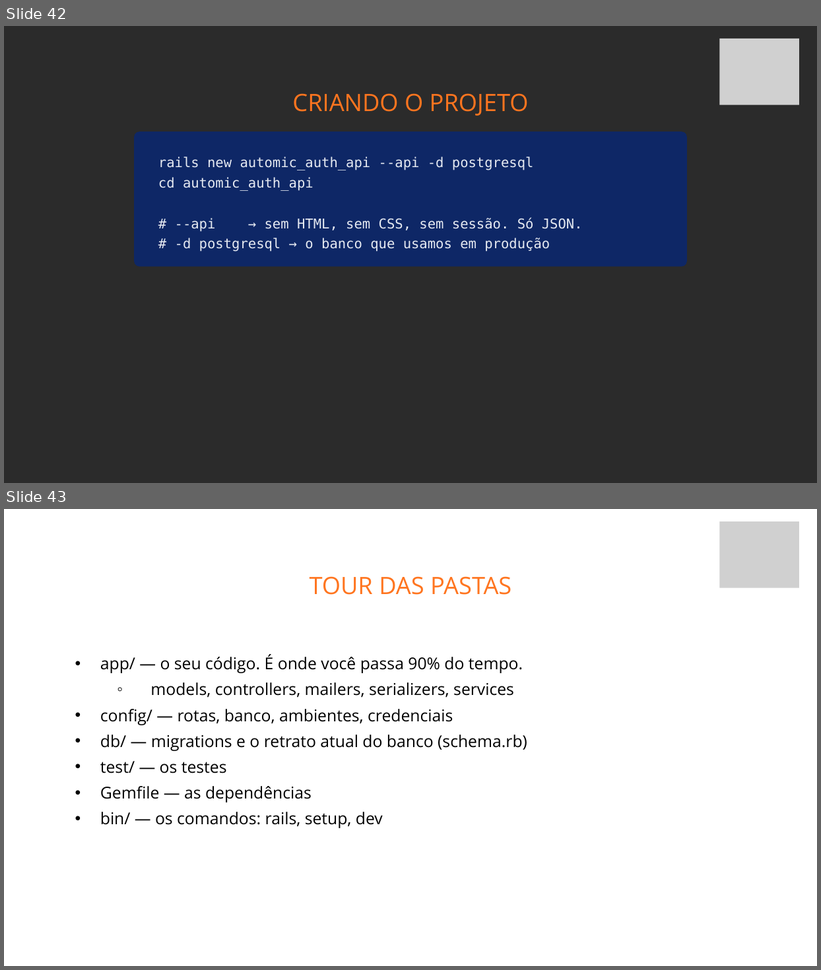
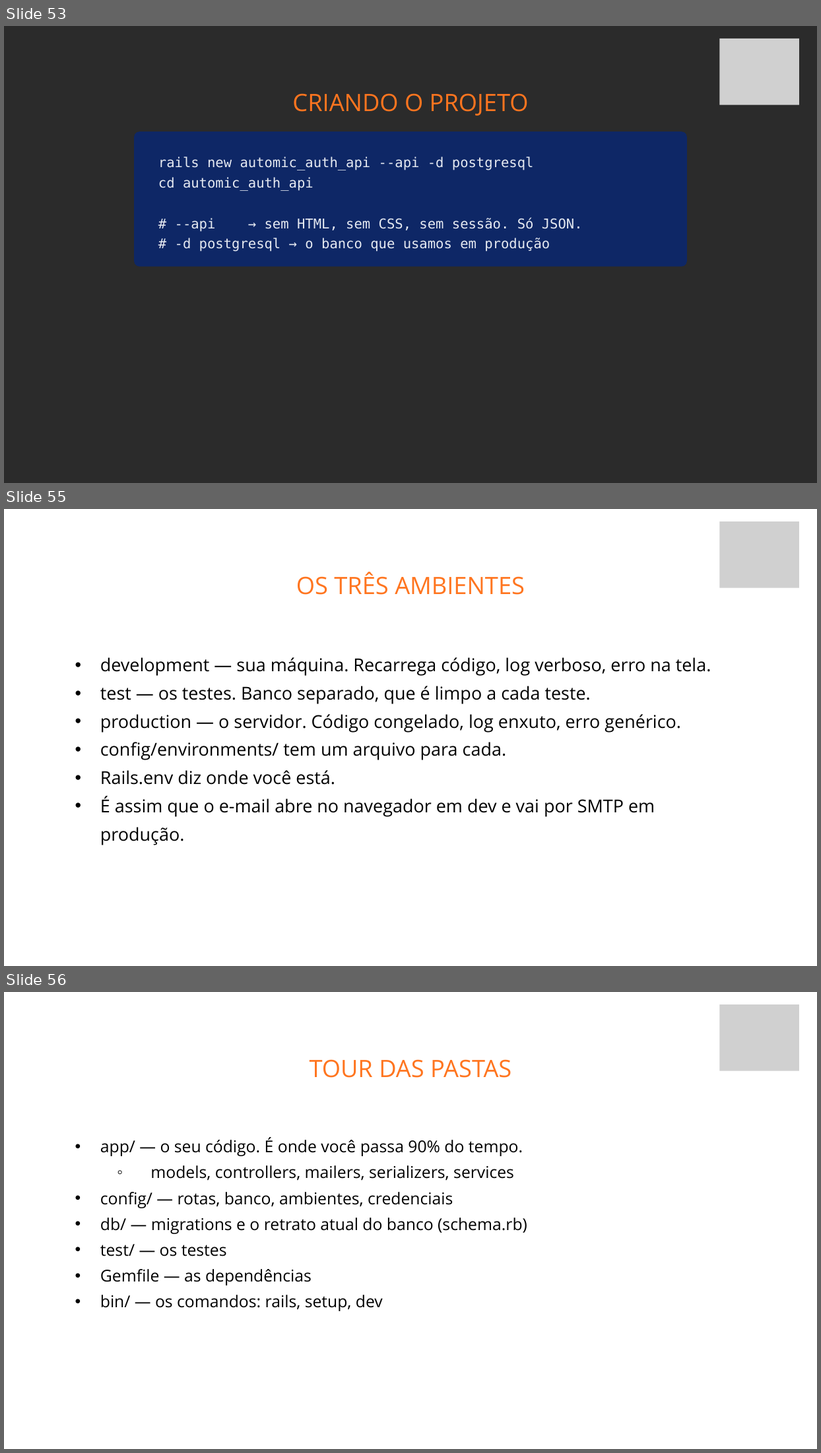
Before and after one commit to fabriciosiqueira08/capacitacao-gabarito, a slide deck: slides/build/aula-01-fundamentos-de-back-end.pptx. Shown one above the other, each under a label of ours: slides 42 and 43 before the commit, slides 53, 55 and 56 after it; the slides between them are not shown. The pictures are 821x970 and 821x1453 pixels, drawn with LibreOffice and Linux fonts; fonts in the diff are those of the drawing; grey boxes stand for pictures; background and template pictures are left out; a plain dark background stands for a picture behind light text. Boxes give left, top, right and bottom in pixels: in the first picture for what was removed or moved away, otherwise in the second. Text is boxed around its words. In the diff, an @@ line names an element or a change of style, - is before the commit and + after.

```diff
--- a/slides/build/aula-01-fundamentos-de-back-end.pptx
+++ b/slides/build/aula-01-fundamentos-de-back-end.pptx
@@ slide 55 added at (4, 509, 817, 966), background picture (left out) @@
@@ picture added at (719, 522, 799, 588) @@
@@ text added at (296, 572, 525, 595), 42.4 pt, text #FF751F @@
+OS TRÊS AMBIENTES
@@ text added at (100, 657, 712, 817), 31.6 pt, text #000000 @@
+  • development — sua máquina. Recarrega código, log verboso, erro na tela.
+  • test — os testes. Banco separado, que é limpo a cada teste.
+  • production — o servidor. Código congelado, log enxuto, erro genérico.
+  • config/environments/ tem um arquivo para cada.
+  • Rails.env diz onde você está.
+  • É assim que o e-mail abre no navegador em dev e vai por SMTP em produção.
@@ what was slide 42 is now slide 53 @@
@@ what was slide 43 is now slide 56 @@
```
Also in this commit, not shown: 12 other slides added, 25 other files.
